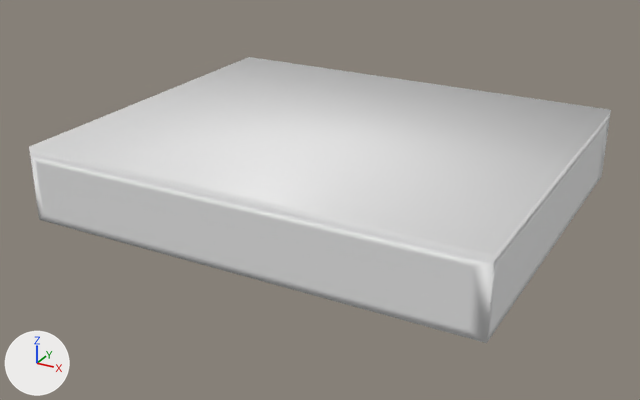
One commit to the FBX model bishrpg/Content/Objects/Building/building_floor02.fbx: the scene before it, then after it.
Both versions are drawn from a 50 mm camera at (5.16, -9.35, 4.82) aimed at (-0.1, 0.22, 0.04). Lighting does not change. The marker at lower left points along +X, +Y and +Z. Materials are left out; every surface is plain grey. Where no turn or scale is listed for an object, it has been applied to the vertices.

The first picture shows 'building_floor02-5.002'.
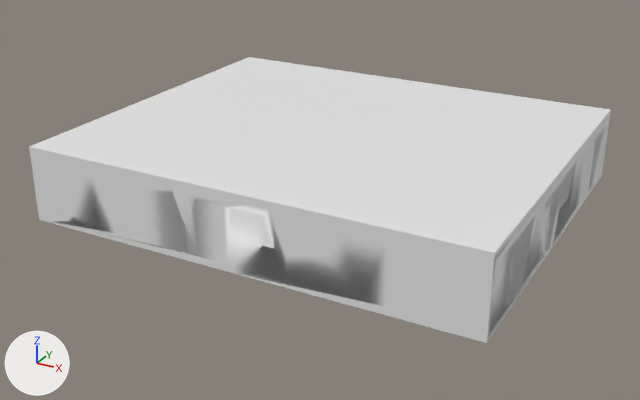
Where the newer file only moved an object's origin or applied its transform, the numbers keep the older frame.

Boxes [x1, y1, x2, y2] around the edits, measured in the pictures (640 x 400 px; the box of a moved part takes in the faces that stretch with it):
part 1 of me_building_floor02_5_002, moved or reshaped (not visible before): after [29, 110, 611, 343]

Edits to the bpy script that builds the scene:
```text
Change me_building_floor02_5_002:
    used by ob_building_floor02_5_002; location = (0.0, 0.0, 0.0)
    remove me_building_floor02_5_002.from_pydata(...)  # 2522 vertices, 5066 faces; spans x -3.0..3.0, y -2.0..3.0, z 0.0..1.0
    add me_building_floor02_5_002.from_pydata(...)  # 2546 vertices, 1557 faces; spans x -3.0..3.0, y -2.0..3.0, z 0.0..1.0
    me_building_floor02_5_002 part 1: 205 vertices removed from x -2.3..2.3, y -1.2..2.5, z 0.3..0.9; 229 vertices added at x -3.0..3.0, y -2.0..3.0, z 0.0..0.9
    me_building_floor02_5_002 part 2: the surface is now shaded flat
```
